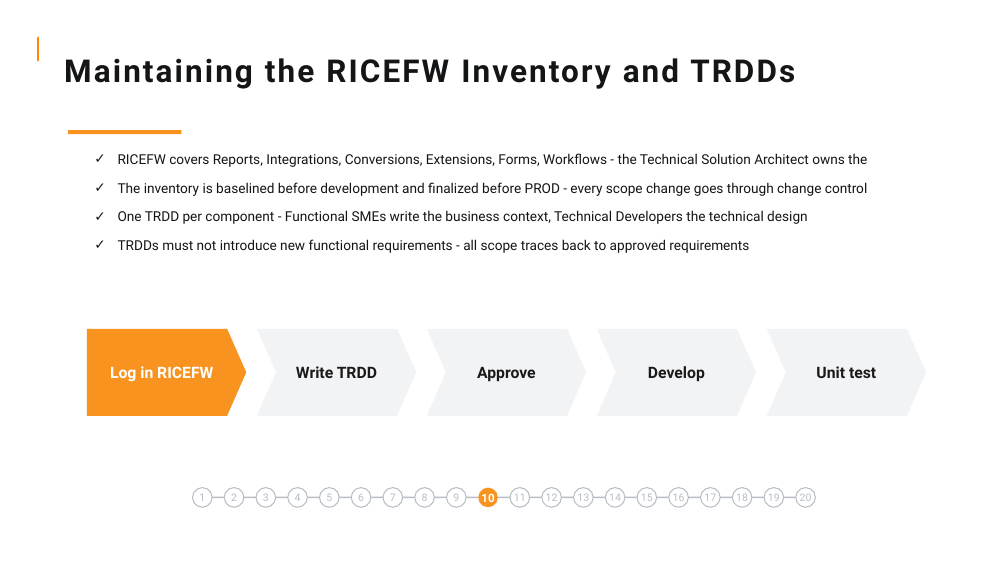
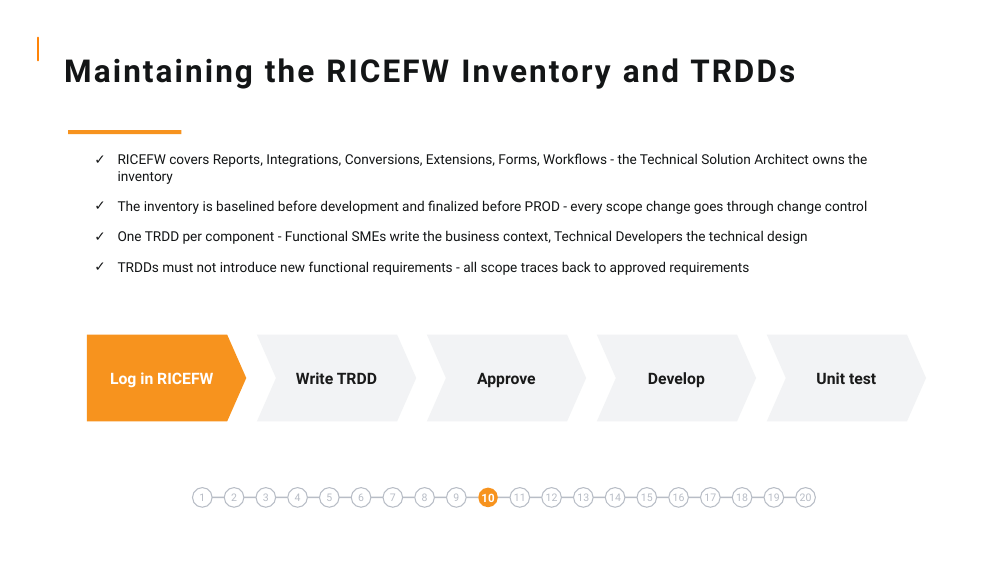
Before and after one commit to ASDPKP0409/vigilant-courses, a slide deck: slide 12 of courses/application-delivery-guidelines/slides.pptx. Drawn at 1008x567 pixels with LibreOffice and Linux fonts; fonts in the diff are those of the drawing; background and template pictures are left out. Boxes give left, top, right and bottom in pixels: in the first picture for what was removed or moved away, otherwise in the second. Text is boxed around its words. In the diff, an @@ line names an element or a change of style, - is before the commit and + after.

```diff
--- a/courses/application-delivery-guidelines/slides.pptx
+++ b/courses/application-delivery-guidelines/slides.pptx
@@ text at [118,153,867,184]: text changed @@
-✓ RICEFW covers Reports, Integrations, Conversions, Extensions, Forms, Workflows - the Technical Solution Architect owns the
+✓ RICEFW covers Reports, Integrations, Conversions, Extensions, Forms, Workflows - the Technical Solution Architect owns the inventory
@@ text at [118,200,867,275]: more space between paragraphs @@
@@ 4 chevrons, 1 pentagon arrow: place and size @@
-4 chevrons, 1 pentagon arrow at [87,329,926,416]
+4 chevrons, 1 pentagon arrow at [87,334,926,421]
```
Also in this commit, not shown: 21 other slides changed, 14 other files.
